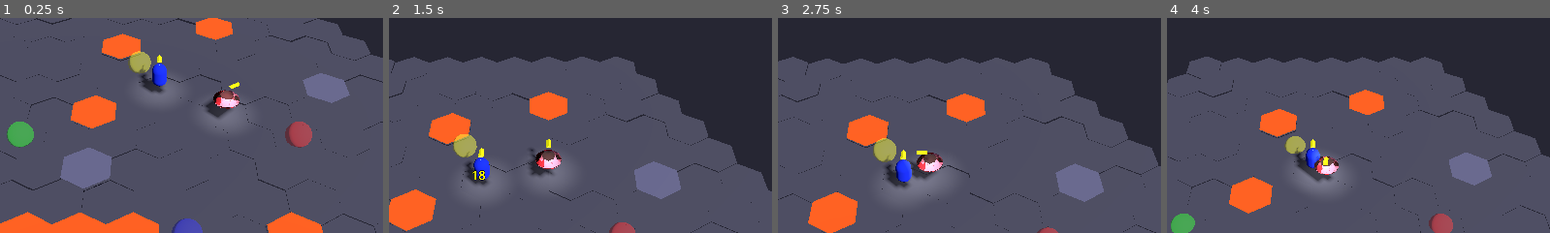
Above: before the commit, frames 1-4 (left to right).
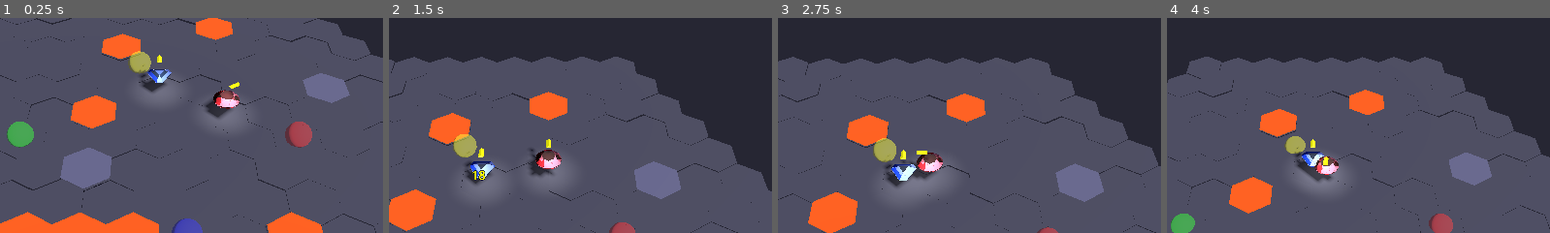
Above: after the commit, the same moments.

Repository: bbaserdem/GemBrawl
Game: Godot game, scene res://tests/TestCombatAttack.tscn
Same seed, same stepped clock (60 frames per second), same inputs: the game is played once before the commit and once after it. This scene is started directly instead of the project's main scene.
Inputs (mouse positions are % of the whole screen's width and height, from its top left):
- Up to frame 1 (0.25 s): no input
- Up to frame 2 (1.5 s): tap Enter (attack_melee) at 0.5 s; move the mouse to (45, 70) at 0.52 s; hold W (move_up) 0.53-1.25 s; hold E (attack_aoe) 0.53-1.25 s; click (45, 70) at 0.67 s; drag from (81, 65) to (45, 70) at 1.27 s
- Up to frame 3 (2.75 s): move the mouse to (20, 34) at 2.02 s; hold A (move_left) from 2.03 s (still down); hold Q (attack_ranged) from 2.03 s (still down)
- Up to frame 4 (4 s): release A (move_left) at 2.75 s; release Q (attack_ranged) at 2.75 s; drag from (56, 49) to (20, 34) at 2.77 s; move the mouse to (35, 24) at 3.52 s; hold S (move_down) from 3.53 s (still down); hold Mouse wheel down (camera_zoom_out) from 3.53 s (still down)
The pictures show only the part of the screen within x 30-80%, y 20-70%; the shares and areas given below are measured in that part.

The runs differ from the first frame. In frame 1, 0.5% of the frame differs, in the area x 36-45%, y 21-36%; in frame 2, 0.5%; in frame 3, 0.5%, in the area x 27-37%, y 64-80%; in frame 4, 0.4%.

Commit message:
fix: add missing model paths for emerald and sapphire gems
- Set model_path for emerald to gem_emerald.glb
- Set model_path for sapphire to gem_sapphire.glb
- Fixes placeholder textures being shown instead of actual gem models

🤖 Generated with [Claude Code](https://claude.ai/code)

Co-Authored-By: Claude <noreply@anthropic.com>

Diff:
--- a/gembrawl/characters/data/classes/emerald.tres
+++ b/gembrawl/characters/data/classes/emerald.tres
@@ -6,7 +6,7 @@
 script = ExtResource("1_gem_script")
 gem_name = "Emerald"
 color = Color(0.1, 0.8, 0.2, 1)
-model_path = ""
+model_path = "res://assets/models/items/gem_emerald.glb"
 element = "emerald"
 max_health = 110
 current_health = 110
--- a/gembrawl/characters/data/classes/sapphire.tres
+++ b/gembrawl/characters/data/classes/sapphire.tres
@@ -6,7 +6,7 @@
 script = ExtResource("1_gem_script")
 gem_name = "Sapphire"
 color = Color(0.1, 0.2, 0.9, 1)
-model_path = ""
+model_path = "res://assets/models/items/gem_sapphire.glb"
 element = "sapphire"
 max_health = 100
 current_health = 100
